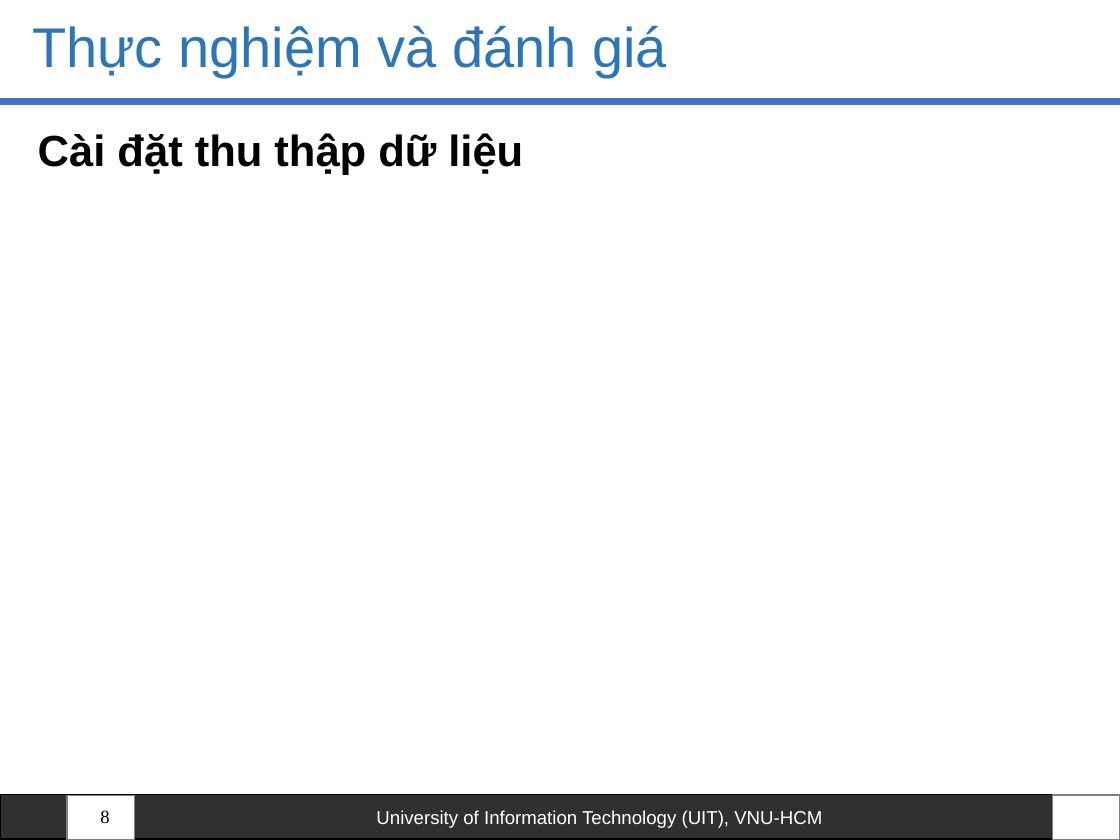
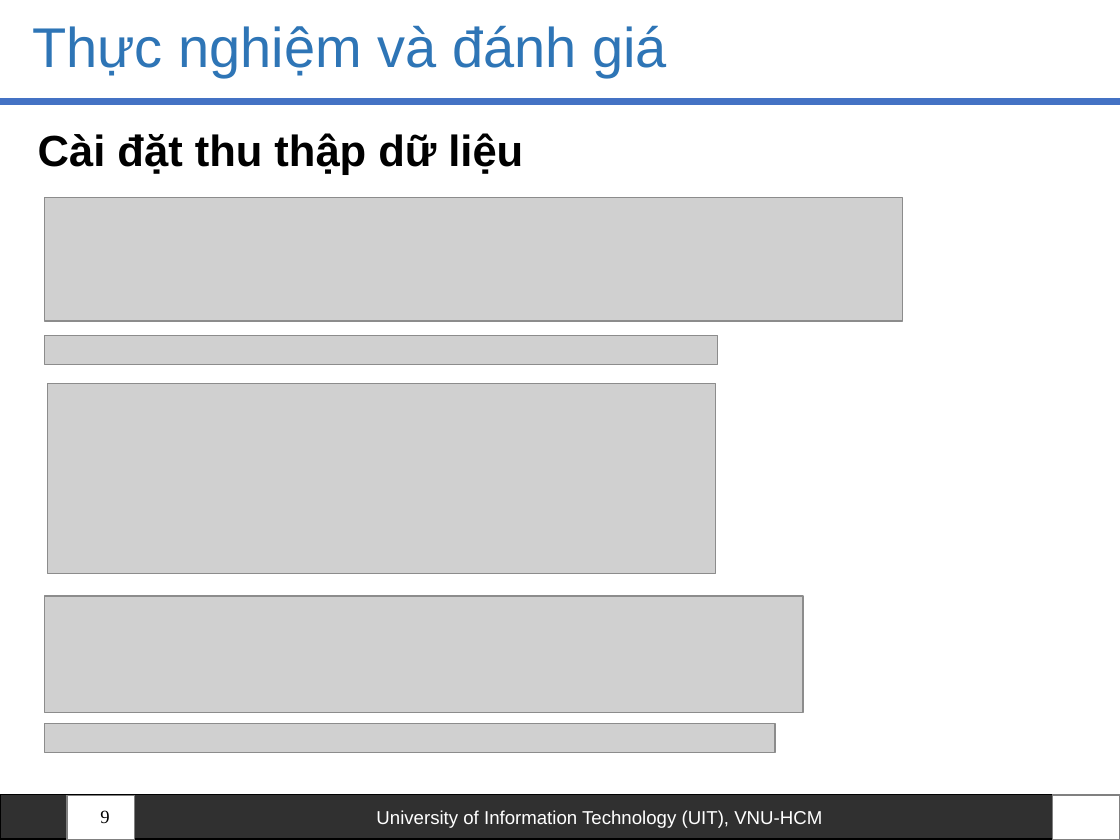
Before and after one commit to HoanHang/AI-UIT, a slide deck: slide 9 of Python_ML/Report/Slide - Bao Cao Cuoi Ki - Python.pptx (slide 8 before the commit). Drawn at 1120x840 pixels with LibreOffice and Linux fonts; fonts in the diff are those of the drawing; grey boxes stand for pictures; background and template pictures are left out. Boxes give left, top, right and bottom in pixels: in the first picture for what was removed or moved away, otherwise in the second. Text is boxed around its words. In the diff, an @@ line names an element or a change of style, - is before the commit and + after.

```diff
--- a/Python_ML/Report/Slide - Bao Cao Cuoi Ki - Python.pptx
+++ b/Python_ML/Report/Slide - Bao Cao Cuoi Ki - Python.pptx
@@ picture added at (45,197,903,320) @@
@@ picture added at (45,335,718,364) @@
@@ picture added at (47,383,716,573) @@
@@ picture added at (45,596,803,712) @@
@@ picture added at (45,724,775,753) @@
@@ page number at (100,810,109,824): text changed @@
-8
+9
```
Also in this commit, not shown: 8 other slides changed, 2 slides removed, 1 other file.
